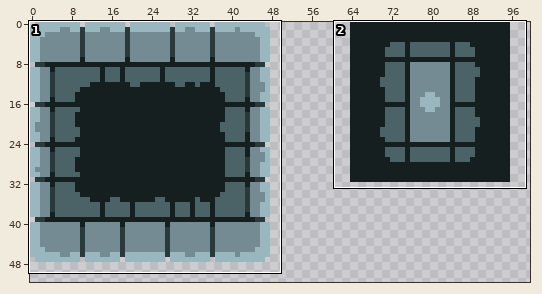
Sprite sheet: Assets/Sprites/Tiles/Stone.png. Above, an overview of the earlier version with the close-up marked.
Close-up. Old version:
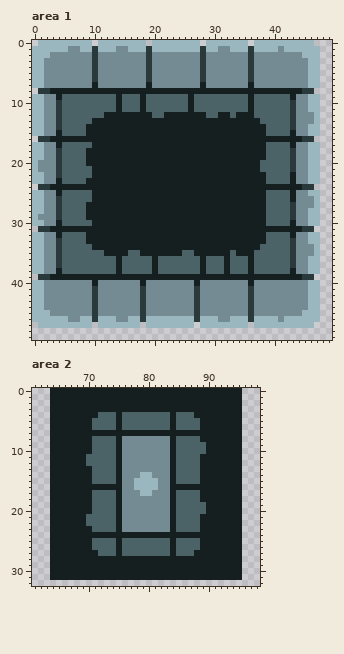
The file is 128x128 pixels. Shown: area 1: x 0..49, y 0..49; area 2: x 61..98, y 0..32. The wide view leaves out empty margins.
Now the later version:
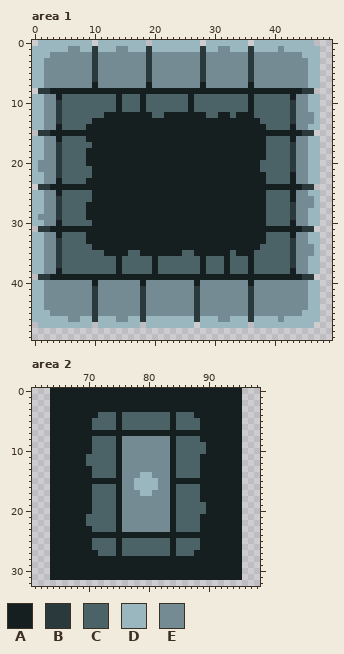
Palette (. is transparent): A #151f20  B #2a393b  C #4b6367  D #9ab7c0  E #748b93
From old to new:
{"where": "area 1"}
{"y":14,"x":4,"old":"B","new":"A"}
{"y":14,"x":43,"old":"B","new":"A"}
{"y":15,"x":0,"old":"DDEE","new":".BBA"}
{"y":15,"x":5,"old":"CCCC","new":"AAAA"}
{"y":15,"x":39,"old":"CCCC","new":"AAAA"}
{"y":15,"x":44,"old":"EEDD","new":"ABB."}
{"y":16,"x":0,"old":".BBA","new":"DDEE"}
{"y":16,"x":5,"old":"AAAA","new":"CCCC"}
{"y":16,"x":39,"old":"AAAA","new":"CCCC"}
{"y":16,"x":44,"old":"ABB.","new":"EEDD"}
{"y":17,"x":4,"old":"A","new":"B"}
{"y":17,"x":43,"old":"A","new":"B"}
{"where": "area 2"}
{"y":15,"x":71,"old":"CCCC","new":"AAAA"}
{"y":15,"x":85,"old":"CCCC","new":"AAAA"}
{"y":16,"x":71,"old":"AAAA","new":"CCCC"}
{"y":16,"x":85,"old":"AAAA","new":"CCCC"}
